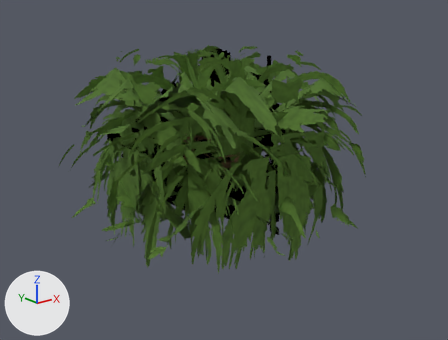
The glTF model public/models/flora/meshy-012/palm-fan-far.glb, before and after one commit.
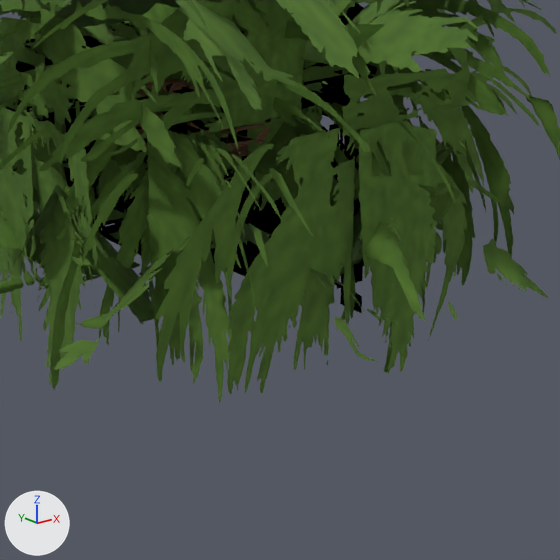
Each version is shown whole from a camera (50 mm lens) standing at (-15.03, -19.48, 14.61) and looking at (0.44, -0.16, 6.88), then close up on the part from 28% to 81% of the width and 30% to 100% of the height. Every picture has the same lights, and +X, +Y and +Z are marked at lower left. The older version's two pictures come first. Vertices at exactly the same position are counted once.

In view in the first close-up: 'Foliage', 'Wood'.
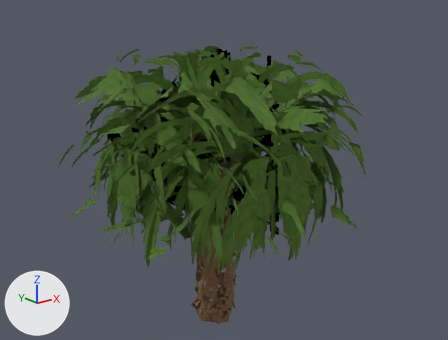
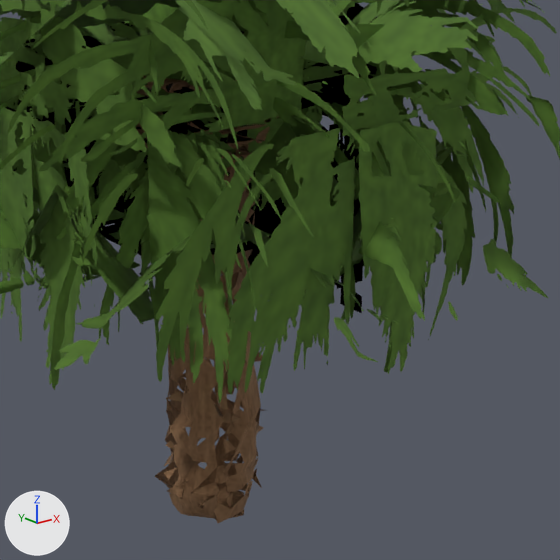
The change, as JSON lines over the scene's bpy script:
```json
{"block": "me_mesh_004", "where": "# used by ob_wood; location = (0.0, 0.0, 0.0)"}
{"op": "remove", "block": "me_mesh_004", "code": "me_mesh_004.from_pydata(...)  # 674 vertices, 1504 faces; spans x -1.29..1.28, y -1.32..1.28, z 6.64..8.67"}
{"op": "add", "block": "me_mesh_004", "code": "me_mesh_004.from_pydata(...)  # 1820 vertices, 2508 faces; spans x -1.29..1.28, y -1.32..1.29, z -0.02..8.67"}
{"block": "me_mesh_004", "change": "me_mesh_004 part 1: 1146 vertices added at x -1.25..1.28, y -1.28..1.29, z -0.02..7.66"}
```

Location of each change, (x1, y1, x2, y2) in pixels of the close-ups (560 x 560 px):
```json
{"object": "Wood", "change": "reshaped", "before": [136, 75, 279, 162], "after": [136, 75, 279, 524]}
{"part": 1, "of": "me_mesh_004", "change": "added", "after": [145, 130, 264, 524], "on screen": "brown"}
```
